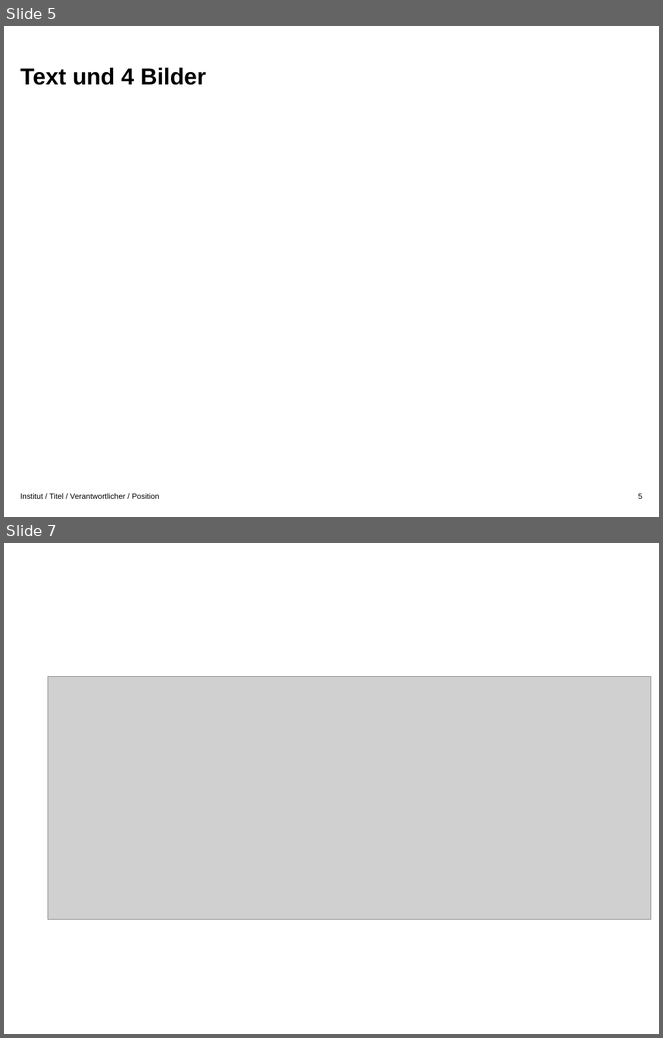
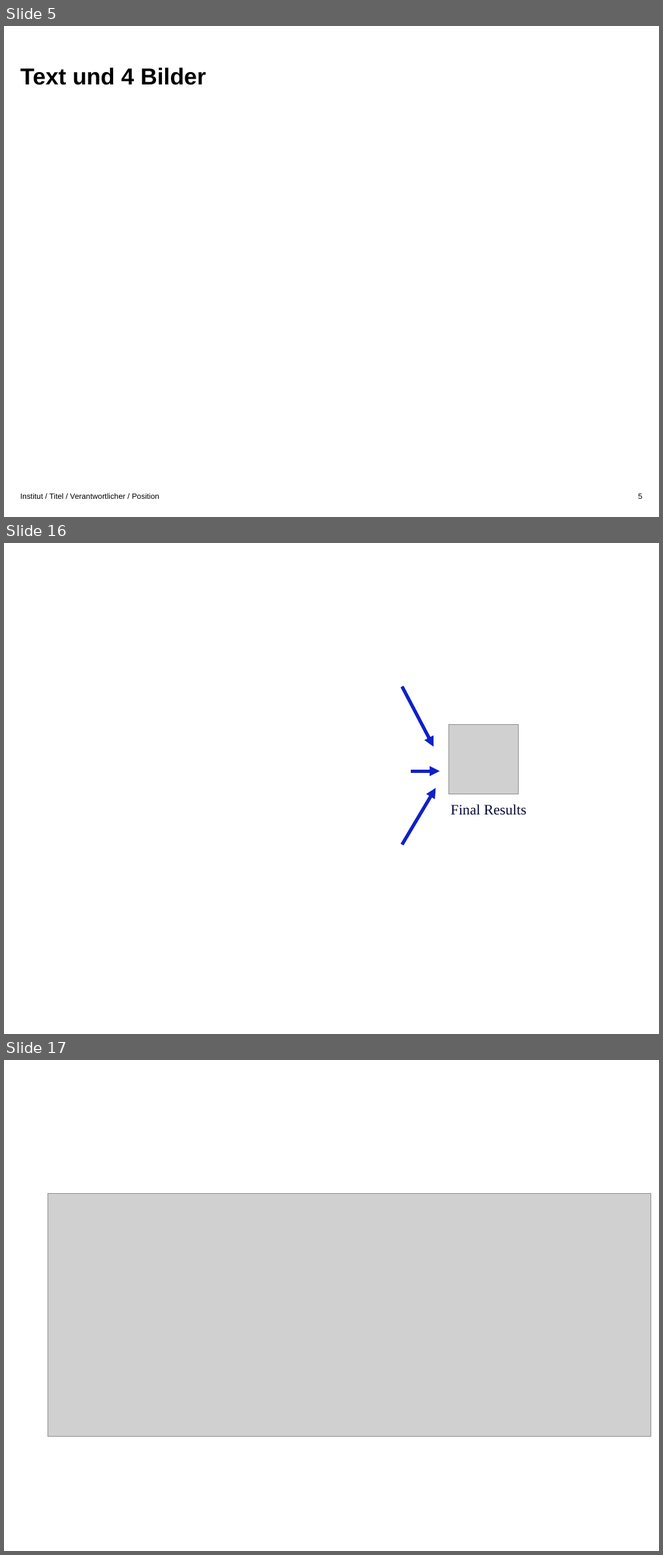
Before and after one commit to gsindlinger/IDSTA-Text-Miners, a slide deck: graphics.pptx. Shown one above the other, each under a label of ours: slides 5 and 7 before the commit, slides 5, 16 and 17 after it; the slides between them are not shown. The pictures are 663x1038 and 663x1555 pixels, drawn with LibreOffice and Linux fonts; fonts in the diff are those of the drawing; grey boxes stand for pictures; background and template pictures are left out. Boxes give left, top, right and bottom in pixels: in the first picture for what was removed or moved away, otherwise in the second. Text is boxed around its words. In the diff, an @@ line names an element or a change of style, - is before the commit and + after.

```diff
--- a/graphics.pptx
+++ b/graphics.pptx
@@ slide 16 added at [4,543,659,1034], background #FFFFFF @@
@@ arrow added from (402, 687) to (434, 747), #0F21C7 3.5 pt @@
@@ picture added at [449,724,518,794] @@
@@ arrow added from (411, 771) to (440, 771), #0F21C7 3.5 pt @@
@@ arrow added from (402, 845) to (436, 789), #0F21C7 3.5 pt @@
@@ text added at [451,804,527,815], 15 pt, text #040936 @@
+Final Results
@@ what was slide 7 is now slide 17 @@
```
Also in this commit, not shown: 2 slides changed, 9 other slides added.
